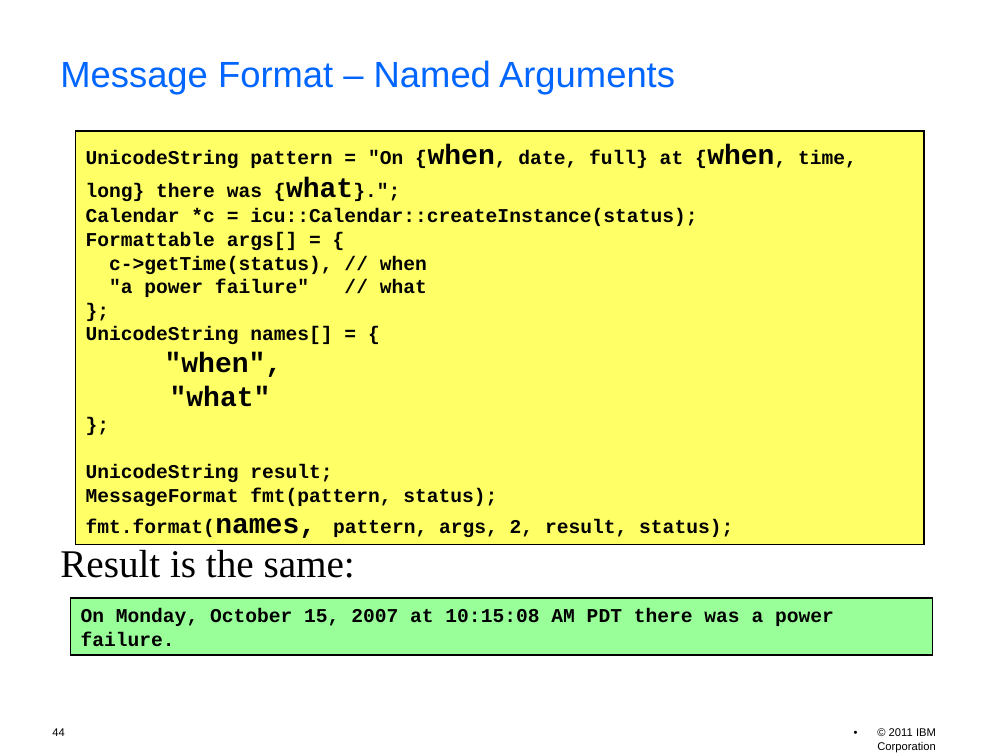
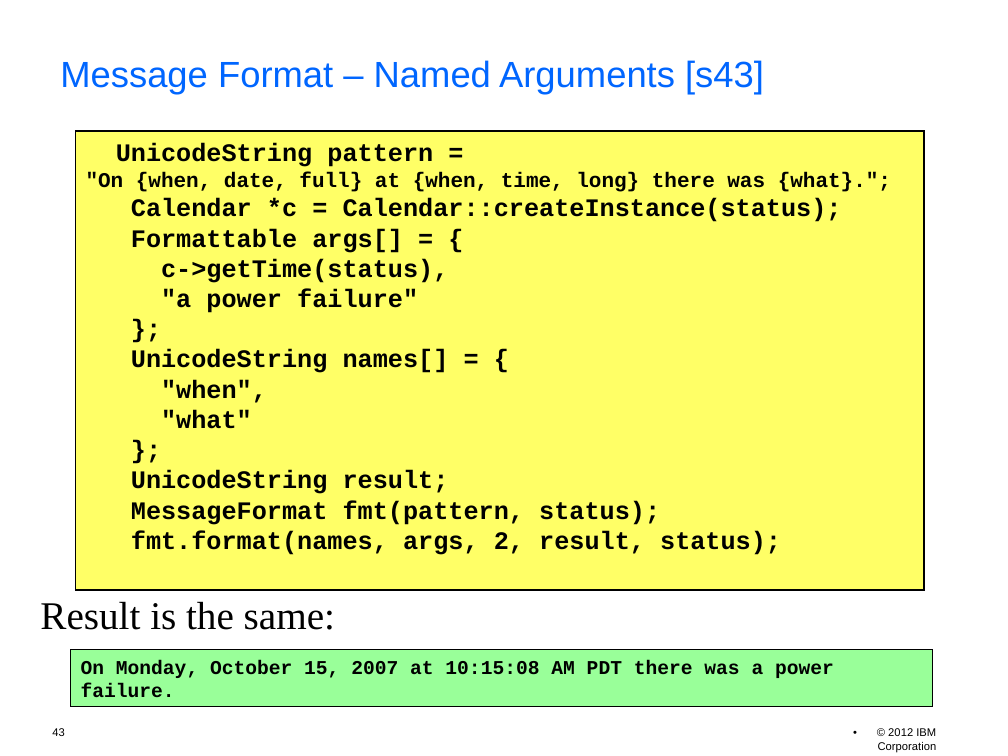
Before and after one commit to unicode-org/icu-docs, a slide deck: slide 43 of docs/pres/icu_workshop.odp (slide 44 before the commit). Drawn at 1008x756 pixels with LibreOffice and Linux fonts; fonts in the diff are those of the drawing; background and template pictures are left out. Boxes give left, top, right and bottom in pixels: in the first picture for what was removed or moved away, otherwise in the second. Text is boxed around its words. In the diff, an @@ line names an element or a change of style, - is before the commit and + after.

```diff
--- a/docs/pres/icu_workshop.odp
+++ b/docs/pres/icu_workshop.odp
@@ title at <box>60,60,764,95</box>: text changed @@
-Message Format – Named Arguments
+Message Format – Named Arguments [s43]
@@ rectangle "UnicodeString pattern = "On {when, ...": place and size @@
-rectangle "UnicodeString pattern = "On {when, ..." at <box>76,131,924,544</box>
+rectangle "UnicodeString pattern = "On {when, ..." at <box>76,131,924,590</box>
@@ text in rectangle at <box>86,142,891,525</box>: size 14 to 18 pt in "UnicodeString pattern =", "Formattable args[] = {", "};", "UnicodeString names[] = {" and 3 more places; size 14 to 15 pt in ""On {when, date, full} at {when, time, ..."; size 20 to 15 pt in "{when, {when, {what}.";"; size 20 to 18 pt in ""when",", ""what"" @@
@@ text in rectangle at <box>131,198,842,222</box>: text changed; size 14 to 18 pt @@
-Calendar *c = icu::Calendar::createInstance(status);
+Calendar *c = Calendar::createInstance(status);
@@ text in rectangle at <box>161,258,448,313</box>: text changed; size 14 to 18 pt @@
-c->getTime(status), // when
-"a power failure" // what
+c->getTime(status),
+"a power failure"
@@ text in rectangle at <box>131,530,781,555</box>: text changed; size 14 to 18 pt @@
-fmt.format(names, pattern, args, 2, result, status);
+fmt.format(names, args, 2, result, status);
@@ text "Result is the same:": place and size @@
-text "Result is the same:" at <box>60,549,355,578</box>
+text "Result is the same:" at <box>40,601,335,630</box>
@@ rectangle "On Monday, October 15, 2007 ...": place and size @@
-rectangle "On Monday, October 15, 2007 ..." at <box>71,598,932,655</box>
+rectangle "On Monday, October 15, 2007 ..." at <box>71,649,932,707</box>
@@ page number at <box>52,728,64,736</box>: text changed @@
-44
+43
@@ text at <box>878,728,937,752</box>: text changed @@
-• © 2011 IBM Corporation
+• © 2012 IBM Corporation
```
Also in this commit, not shown: 55 other slides changed, 1 slide added, 2 slides removed, 1 other file.
